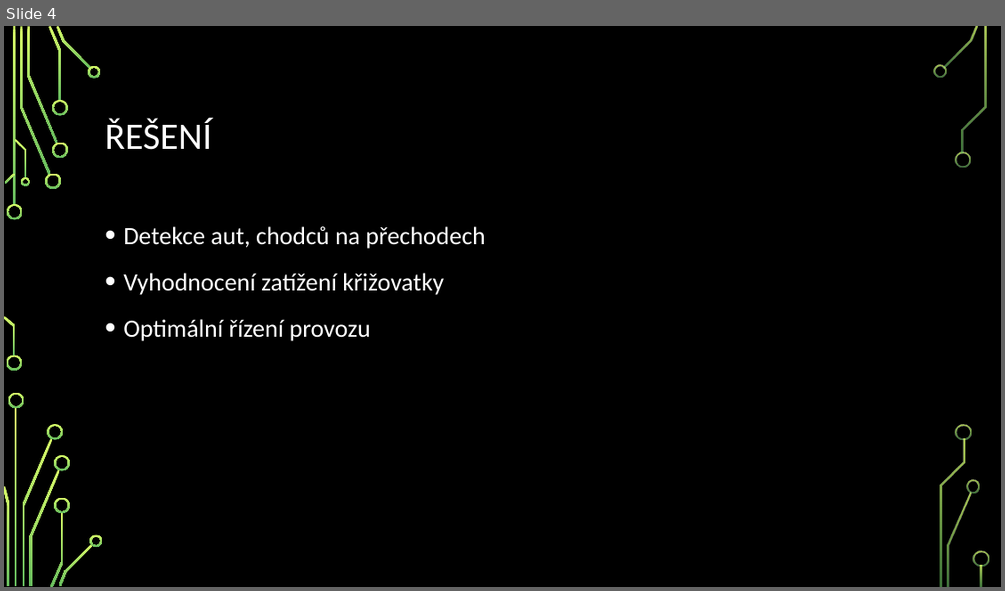
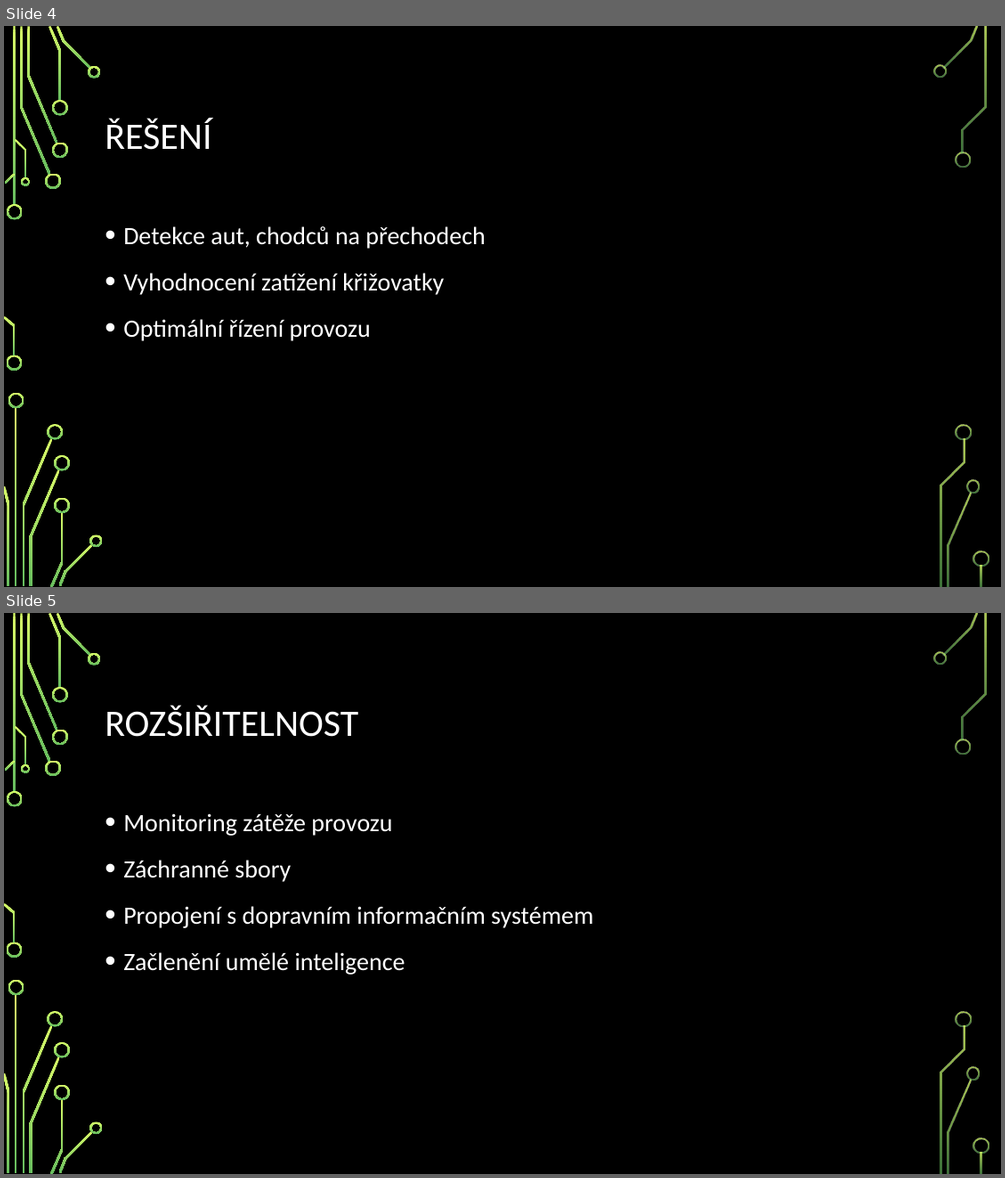
Before and after one commit to founek2/juniorhack2016, a slide deck: team-14/Inteligentní řízení semaforů.pptx. Shown one above the other, each under a label of ours: slide 4 before the commit, slides 4 and 5 after it. The pictures are 1005x591 and 1005x1178 pixels, drawn with LibreOffice and Linux fonts; fonts in the diff are those of the drawing; background and template pictures are left out. Boxes give left, top, right and bottom in pixels: in the first picture for what was removed or moved away, otherwise in the second. Text is boxed around its words. In the diff, an @@ line names an element or a change of style, - is before the commit and + after.

```diff
--- a/team-14/Inteligentní řízení semaforů.pptx
+++ b/team-14/Inteligentní řízení semaforů.pptx
@@ slide 5 added at [4, 613, 1001, 1174], background picture (left out); not listed: 36 template elements that a slide beside it also shows @@
@@ title added at [105, 705, 358, 737], 36 pt, text #FFFFFF @@
+ROZŠIŘITELNOST
@@ text added at [123, 813, 593, 974], 24 pt, text #FFFFFF @@
+• Monitoring zátěže provozu
+• Záchranné sbory
+• Propojení s dopravním informačním systémem
+• Začlenění umělé inteligence
```
Also in this commit, not shown: 2 slides changed, 1 other slide added, 1 slide removed.
